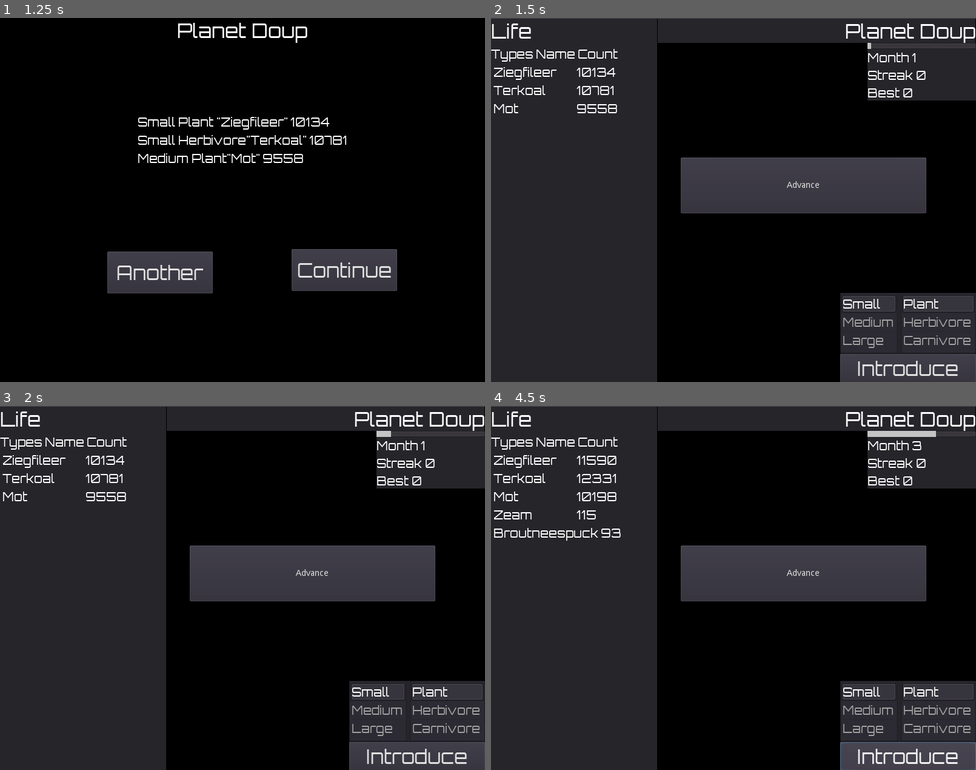
Above: before the commit, frames 1-4 (two rows, left to right).
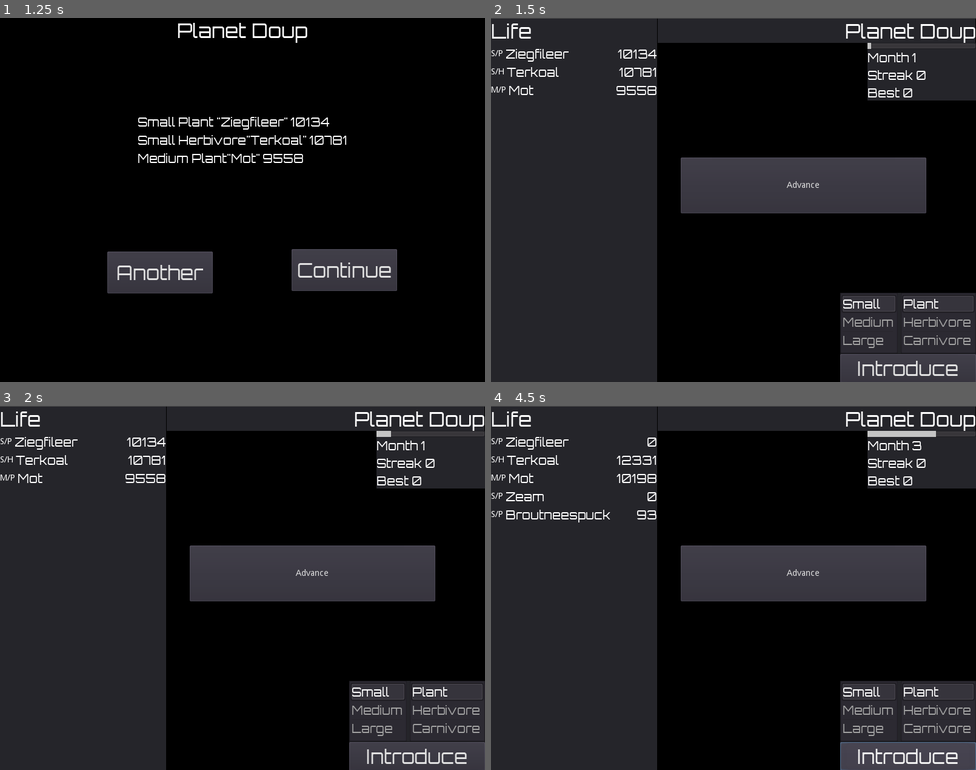
Above: after the commit, the same moments.

Repository: mvanbaalen/KeepItAlive
Game: Godot game, scene res://scenes/MainMenu.tscn
The game is run twice, just before and just after one commit, with the same random seed, the same clock (stepped at 60 frames per second) and the same inputs.
Inputs:
- Up to frame 1 (1.25 s): click "Discover" at 0.5 s
- Up to frame 2 (1.5 s): click "Continue" at 1.25 s
- Up to frame 3 (2 s): no input
- Up to frame 4 (4.5 s): click "Introduce" at 2 s; click "Advance" at 2.75 s; click "Advance" at 3.5 s; click "Introduce" at 4.25 s

Frame 1 is identical in both runs. In frame 2, 1.2% of the frame differs, in the area x 0-35%, y 8-27%; in frame 3, 1.2%; in frame 4, 1.8%, in the area x 0-35%, y 8-37%.

Commit message:
added more gameplay stuff, minor bugfixes, guess compo is out...

Diff:
--- a/project/scenes/CreatureDetails.tscn
+++ b/project/scenes/CreatureDetails.tscn
@@ -12,8 +12,9 @@
 "_edit_use_anchors_": false
 }
 
-[node name="Icon" type="TextureRect" parent="."]
-margin_bottom = 26.0
+[node name="Icon" type="Label" parent="."]
+margin_top = 6.0
+margin_bottom = 20.0
 
 [node name="Name" type="Label" parent="."]
 margin_left = 4.0
@@ -28,3 +29,4 @@
 margin_bottom = 26.0
 size_flags_horizontal = 3
 custom_fonts/font = ExtResource( 2 )
+align = 2
--- a/project/scenes/Game.tscn
+++ b/project/scenes/Game.tscn
@@ -64,9 +64,11 @@
 text = "Life"
 
 [node name="HBoxContainer" type="HBoxContainer" parent="Panel/VBoxContainer"]
+visible = false
 margin_top = 45.0
 margin_right = 274.0
 margin_bottom = 71.0
+grow_horizontal = 2
 __meta__ = {
 "_edit_use_anchors_": false
 }
@@ -93,14 +95,15 @@
 margin_bottom = 26.0
 custom_fonts/font = ExtResource( 4 )
 text = "Count"
+align = 2
 __meta__ = {
 "_edit_use_anchors_": false
 }
 
 [node name="Creatures" type="VBoxContainer" parent="Panel/VBoxContainer"]
-margin_top = 75.0
-margin_right = 274.0
-margin_bottom = 75.0
+margin_top = 45.0
+margin_right = 274.0
+margin_bottom = 45.0
 __meta__ = {
 "_edit_use_anchors_": false
 }
--- a/project/scripts/creature.gd
+++ b/project/scripts/creature.gd
@@ -8,7 +8,7 @@
 var size
 var type
 var eats
-var number=0 setget set_number
+var number=1 setget set_number
 var number_on_next_tick # oops we need a buffer?
 
 func _init():
@@ -28,7 +28,9 @@
 					Helpers.random_type(TYPE))
 
 func set_number(new_value):
-	number = new_value
+	number = clamp(new_value, 0, new_value)
+	if number == 0:
+		Planet.creature_died(self)#signals...
 	emit_signal("updated")
 
 func get_full_type():
@@ -42,3 +44,8 @@
 
 func get_description():
 	return SIZE.keys()[size].capitalize() + " " + get_full_type()
+
+func get_icon():
+	var first_letter = SIZE.keys()[size].capitalize().substr(0, 1)
+	var second_letter = get_full_type().substr(0, 1)
+	return first_letter + "/" + second_letter
--- a/project/scripts/game.gd
+++ b/project/scripts/game.gd
@@ -17,6 +17,7 @@
 
 func add_new_creature_details(creature):
 	var details = details_scene.instance()
+	details.get_node("Icon").text = creature.get_icon()
 	details.get_node("Name").text = creature.name
 	details.get_node("Count").text = str(creature.number)
 	details.set_referent(creature)
--- a/project/scripts/world.gd
+++ b/project/scripts/world.gd
@@ -27,6 +27,9 @@
 	if final_creature.type == TYPE.ANIMAL:
 		final_creature.eats = TYPE.ANIMAL
 		final_creature.size = first_creature.size
+
+func creature_died(creature):
+	life.erase(creature)
 
 func new_random_creature():
 	var new_creature = creature_class.new()
@@ -69,8 +72,17 @@
 	var counts = perform_deaths_and_births()
 
 	# Now they need to eat...
-	for creature in life:
-		pass
+	# Carnivores first I guess
+	# Yeah there's ordering issues, so shoot me
+	for predator in life:
+		if predator.type == TYPE.ANIMAL:
+			for prey in life:
+				if prey != predator:
+					if prey.size == predator.size && prey.type == predator.eats:
+						prey.number -= predator.number / counts[[predator.size, prey.type]]
+
+
+		# O(n^2) oh yeah baby
 
 func perform_deaths_and_births():
 	# Remove and add creatures roughly based on rates
